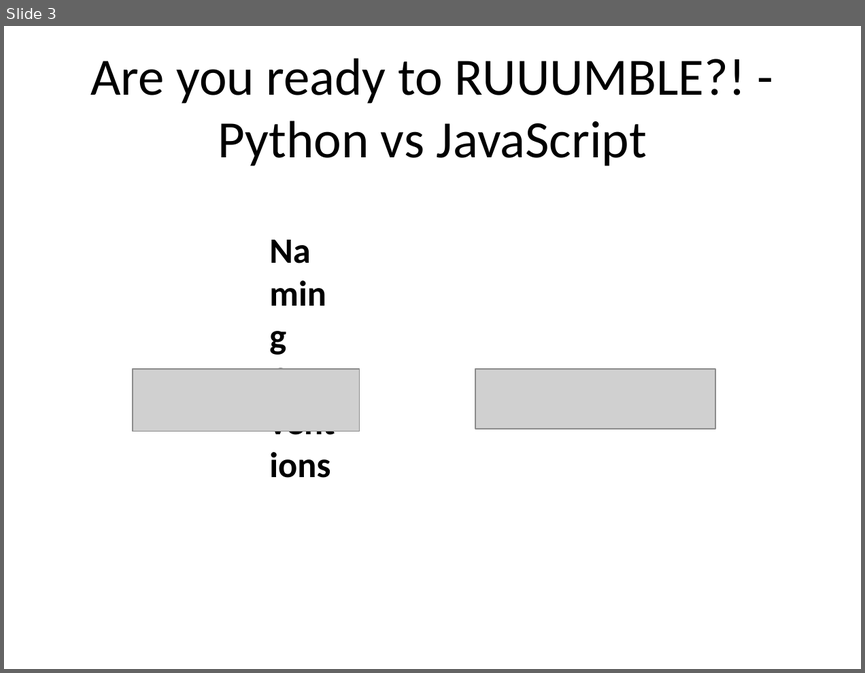
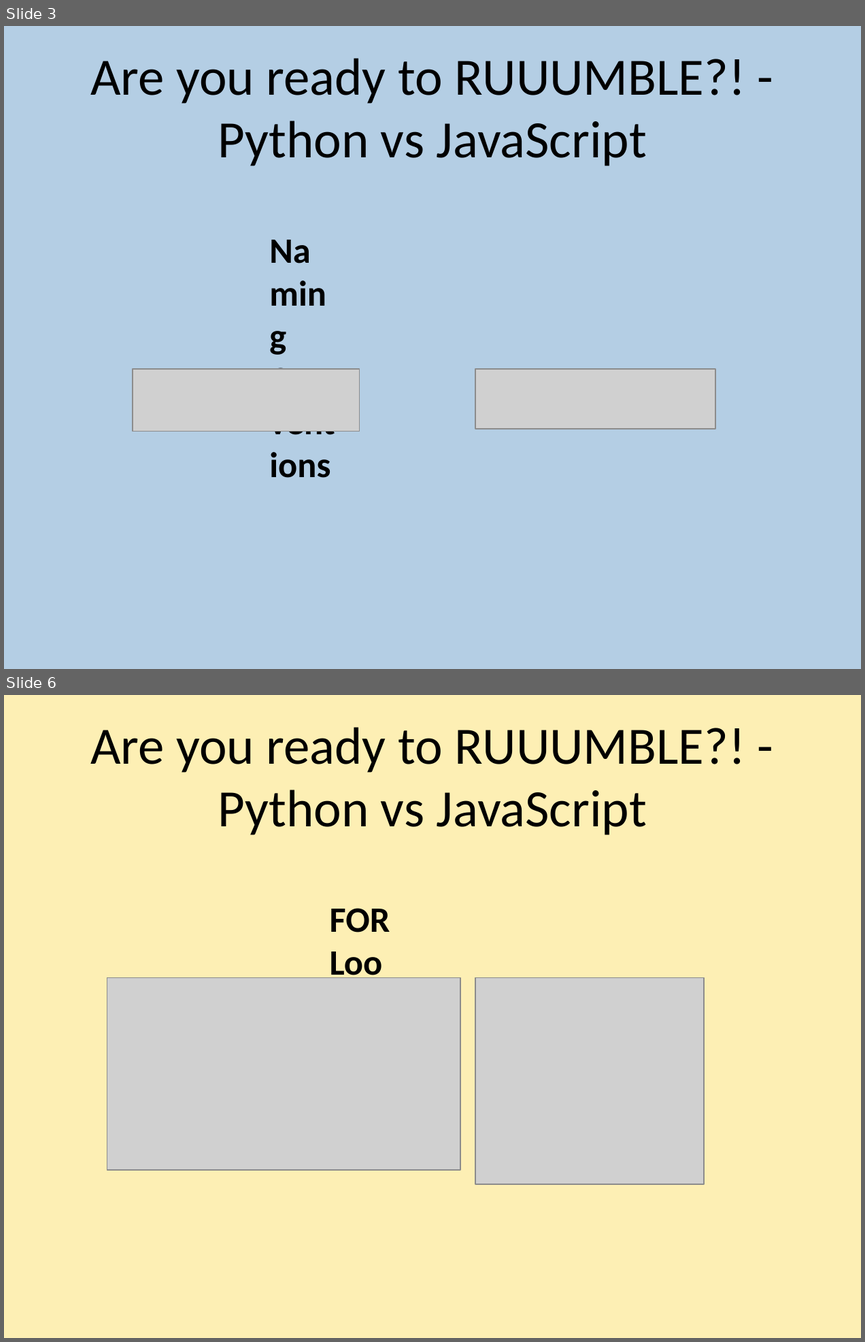
Before and after one commit to SofKov/PPT-Python, a slide deck: CN_PPT_Sofia.pptx. Shown one above the other, each under a label of ours: slide 3 before the commit, slides 3 and 6 after it; the slides between them are not shown. The pictures are 865x673 and 865x1342 pixels, drawn with LibreOffice and Linux fonts; fonts in the diff are those of the drawing; grey boxes stand for pictures. Boxes give left, top, right and bottom in pixels: in the first picture for what was removed or moved away, otherwise in the second. Text is boxed around its words. In the diff, an @@ line names an element or a change of style, - is before the commit and + after.

Commit message:
added background colour to slides, finished slides logic

```diff
--- a/CN_PPT_Sofia.pptx
+++ b/CN_PPT_Sofia.pptx
@@ slide 6 added at (4,695,861,1338), background #FDEFB4 @@
@@ title added at (90,727,745,835), 44 pt, text #000000 @@
+Are you ready to RUUUMBLE?! - Python vs JavaScript
@@ text added at (330,908,390,932), 30 pt, text #000000, bold @@
+FOR Loops
@@ picture added at (107,978,460,1170) @@
@@ picture added at (475,978,704,1184) @@
@@ slide 3 changed as well @@
@@ background #FFFFFF to #B4CEE4 @@
```
Also in this commit, not shown: 3 other slides changed, 4 other slides added, 14 other files.
